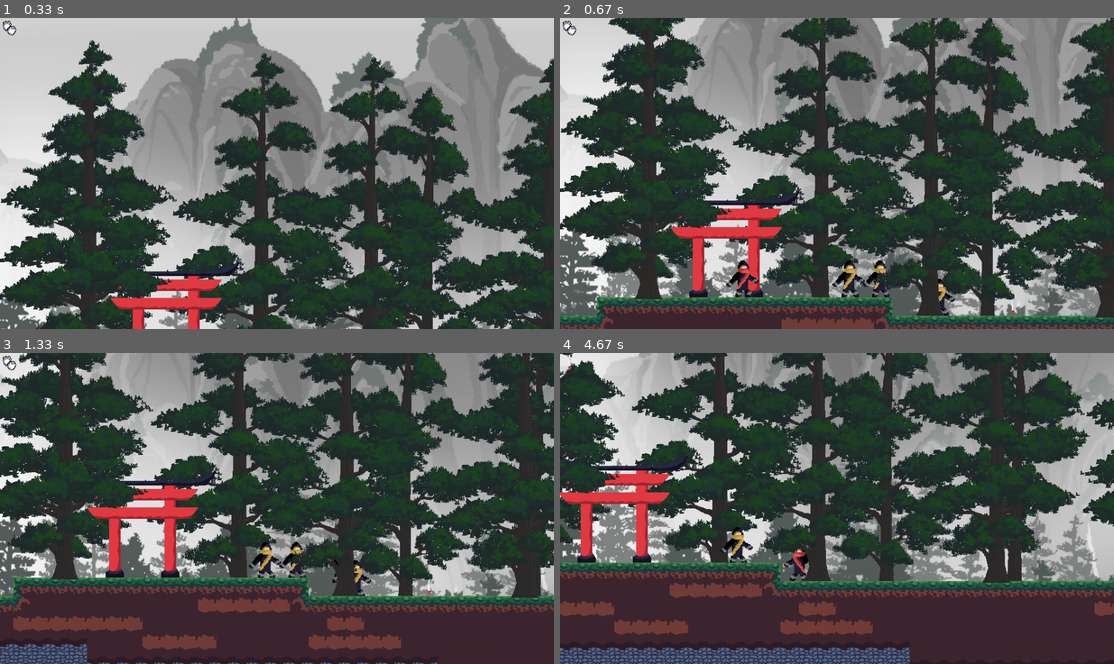
Above: before the commit, frames 1-4 (two rows, left to right).
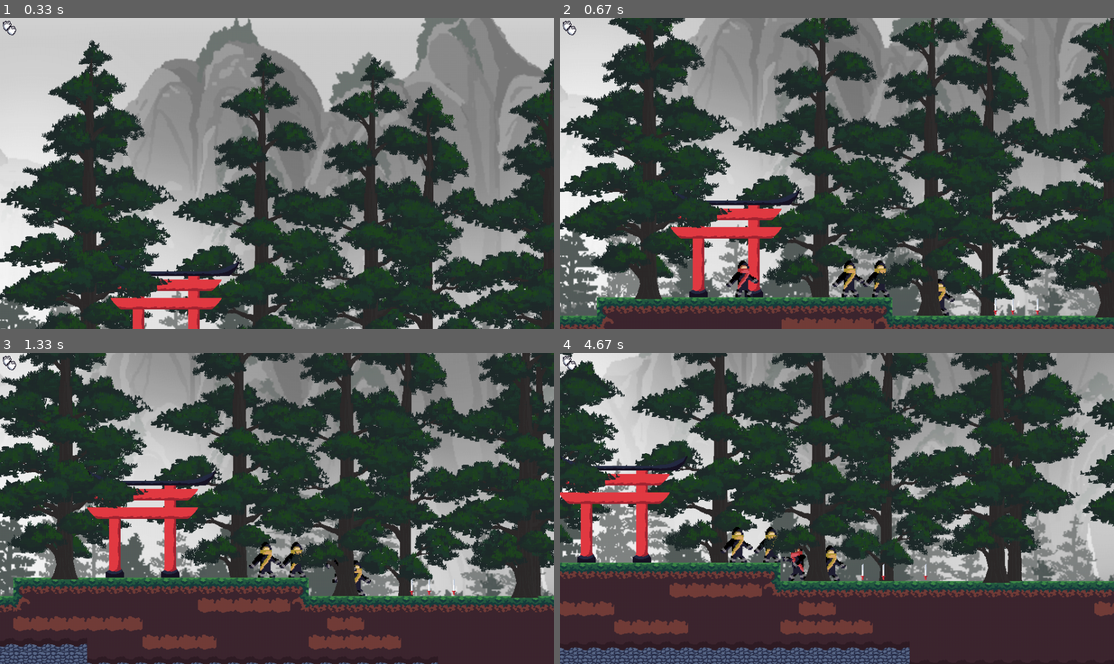
Above: after the commit, the same moments.

Repository: zyxwars/ninja
Game: pygame game, started from main.py
Same seed, same stepped clock (60 frames per second), same inputs: the game is played once before the commit and once after it.
Inputs (mouse positions are in pixels of both pictures, inside the frame that each line leads up to):
- Up to frame 1 (0.33 s): no input
- Up to frame 2 (0.67 s): tap E at 0.33 s
- Up to frame 3 (1.33 s): hold G 0.67-1.13 s; hold D 0.67-1.13 s; hold D from 1.17 s (still down)
- Up to frame 4 (4.67 s): release D at 1.63 s; tap E at 1.67, 2.98, 4.22 s; press the mouse at (704, 446) at 2.03 s; move the mouse to (670, 474) at 2.13 s; release the mouse at (637, 499) at 2.27 s; hold D 2.33-2.8 s; hold A 2.83-3.37 s; tap G at 3.4 s; tap Space at 3.73 s; hold A 4.07-4.47 s; press the mouse at (704, 446) at 4.53 s; move the mouse to (665, 443) at 4.63 s

Frame 1 is identical in both runs. In frame 2, less than 0.1% of the frame differs, in the area x 78-87%, y 90-96%; in frame 3, less than 0.1%; in frame 4, 0.7%, in the area x 0-67%, y 0-74%.

Commit message:
Improve weapon pick up system

Diff:
--- a/scenes/map/1.json
+++ b/scenes/map/1.json
@@ -164,6 +164,28 @@
                  "width":0,
                  "x":626,
                  "y":805
+                },
+                {
+                 "height":0,
+                 "id":115,
+                 "name":"katana",
+                 "rotation":0,
+                 "type":"",
+                 "visible":true,
+                 "width":0,
+                 "x":738,
+                 "y":813
+                },
+                {
+                 "height":0,
+                 "id":116,
+                 "name":"katana",
+                 "rotation":0,
+                 "type":"",
+                 "visible":true,
+                 "width":0,
+                 "x":811,
+                 "y":821
                 }],
          "opacity":1,
          "type":"objectgroup",
@@ -247,7 +269,7 @@
          "y":0
         }],
  "nextlayerid":15,
- "nextobjectid":115,
+ "nextobjectid":117,
  "orientation":"orthogonal",
  "renderorder":"right-down",
  "tiledversion":"1.7.2",
--- a/scenes/playable_scene.py
+++ b/scenes/playable_scene.py
@@ -3,12 +3,14 @@
 import json
 import math
 from sprites.enemies.base_enemy import BaseEnemy
+from sprites.groups.collectable_group import CollectableGroup
+from sprites.groups.shiftable_group import ShiftableGroup
 
 from sprites.player.player import Player
 import config
 import game
 from sprites.weapons.katana import Katana
-from utils import debug, get_path, SheetParser, ShiftableGroup, c_mod
+from utils import debug, get_path, SheetParser, c_mod
 from sprites.tile import Tile
 from .trigger import Trigger
 
@@ -51,7 +53,7 @@
         self.enemies = ShiftableGroup()
         self.player = None
         # Collectable in the sense of being able to be picked up, the "s" signifies it is a list when used in a loop
-        self.collectables = ShiftableGroup()
+        self.collectables = CollectableGroup()
         self.foreground = ShiftableGroup()
         self.triggers = []
         self.fg_objects = []
@@ -148,13 +150,13 @@
         # Player
         if self.player:
             player_pos = self.player.update(
-                self.terrain.sprites(), self.enemies.sprites(), self.collectables.sprites())
+                self.terrain.sprites(), self.enemies.sprites(), self.collectables)
             self.player.draw(screen_surface, self.shift)
         else:
             player_pos = (0, 0)
         # collectables
         self.collectables.update(self.terrain)
-        self.collectables.draw(screen_surface, self.shift)
+        self.collectables.draw(self.player.rect, screen_surface, self.shift)
         # Foreground
         self.foreground.draw(screen_surface, self.shift)
         # Triggers
--- /dev/null
+++ b/sprites/groups/collectable_group.py
@@ -0,0 +1,42 @@
+import pygame as pg
+
+from utils import outline
+
+from .shiftable_group import ShiftableGroup
+import game
+
+
+class CollectableGroup(ShiftableGroup):
+    def __init__(self, *args, **kwargs):
+        super().__init__(*args, **kwargs)
+        self.last_item = None
+        # Gradually raise the highlighted item
+        self.raise_by = 0
+
+    def draw(self, player_rect, screen, shift: pg.Vector2):
+        collectable_index = player_rect.collidelist(self.sprites())
+
+        if collectable_index == -1:
+            super().draw(screen, shift)
+            self.raise_by = 0
+            return
+
+        item = self.sprites()[collectable_index]
+
+        if not self.last_item == item:
+            self.raise_by = 0
+
+        large_item_image = pg.transform.scale2x(item.image)
+        # Assure the item doesn't move down
+        large_item_rect = large_item_image.get_rect(
+            midbottom=(item.rect.midbottom[0], item.rect.midbottom[1]))
+
+        screen.blit(large_item_image, (large_item_rect.x +
+                                       int(shift.x), large_item_rect.y + int(shift.y) - min(self.raise_by, 10)))
+        screen.blit(outline(large_item_image), (large_item_rect.x +
+                                                int(shift.x), large_item_rect.y + int(shift.y) - min(self.raise_by, 10)))
+
+        super().draw(screen, shift, invisible=[item])
+
+        self.raise_by += game.delta_time
+        self.last_item = item
--- a/utils/shiftable_group.py
+++ b/sprites/groups/shiftable_group.py
@@ -6,7 +6,11 @@
     def __init__(self, *args, **kwargs):
         super().__init__(*args, **kwargs)
 
-    def draw(self, screen, shift: pg.Vector2):
+    def draw(self, screen, shift: pg.Vector2, invisible=[]):
+        """invisible is used when draw is overwrite for specific sprites, so you don't draw them twice"""
         for sprite in self.sprites():
+            if sprite in invisible:
+                continue
+
             screen.blit(sprite.image, (sprite.rect.x +
                         int(shift.x), sprite.rect.y + int(shift.y)))
--- a/sprites/humanoid.py
+++ b/sprites/humanoid.py
@@ -50,13 +50,6 @@
 
         if not is_hit:
             attack_sound.play()
-
-    def collect(self, collectables):
-        for collectable in collectables:
-            if collectable.rect.colliderect(self.rect):
-                if isinstance(collectable, Weapon):
-                    self.weapon = collectable.equip()
-                break
 
     def animate(self):
         last_frame_animation = self.animation
--- a/sprites/player/player.py
+++ b/sprites/player/player.py
@@ -3,6 +3,8 @@
 
 import config
 from sprites.damageable import Damageable
+from sprites.weapons.punch import Punch
+from sprites.weapons.weapon import Weapon
 from utils import debug
 import utils
 import game
@@ -51,6 +53,8 @@
             sound.set_volume(0.5)
             self.punch_sounds.append(sound)
 
+        self.equip_cooldown = 250
+
     def on_died(self):
         pass
 
@@ -69,9 +73,9 @@
         screen.blit(self.image, (self.rect.x +
                     int(shift.x), self.rect.y + int(shift.y)))
 
-    def update(self, terrain, enemies, collectables):
+    def update(self, terrain, enemies, collectables_group):
         self.debug()
-        self.get_input(enemies, collectables)
+        self.get_input(enemies, collectables_group)
         self.move(terrain)
         self.animate()
 
@@ -84,9 +88,11 @@
         self.last_grounded = self.is_grounded
         self.last_gravity = self.dir.y
 
+        self.equip_cooldown += game.delta_time
+
         return self.rect.center
 
-    def get_input(self, enemies, collectables):
+    def get_input(self, enemies, collectables_group):
         keys = pg.key.get_pressed()
         mouse = pg.mouse.get_pressed()
 
@@ -100,11 +106,34 @@
         if keys[pg.K_SPACE]:
             self.jump()
         if keys[pg.K_e]:
-            self.collect(collectables)
+            if self.equip_cooldown > 250:
+                self.collect(collectables_group)
+        if keys[pg.K_g]:
+            self.drop(collectables_group)
 
         if mouse[0]:
             self.attack(enemies, self.jump_sound,
                         random.choice(self.punch_sounds))
+
+    def collect(self, collectables_group):
+        i = self.rect.collidelist(collectables_group.sprites())
+        if i == -1:
+            return
+
+        collectable = collectables_group.sprites()[i]
+
+        if isinstance(collectable, Weapon):
+            to_equip = collectable.equip()
+            if to_equip:
+                self.drop(collectables_group)
+                self.weapon = to_equip
+                self.equip_cooldown = 0
+
+    def drop(self, collectables_group):
+        if not isinstance(self.weapon, Punch):
+            collectables_group.add(self.weapon.unequip(
+                (self.rect.centerx + random.randint(0, 64) * (-1 if not self.facing_right else 1), self.rect.centery - 64)))
+            self.weapon = Punch()
 
     def jump(self):
         if self.is_grounded:
--- a/sprites/weapons/weapon.py
+++ b/sprites/weapons/weapon.py
@@ -3,23 +3,31 @@
 
 from ..physics_entity import PhysicsEntity
 from utils import get_path
+import game
 
 
 class Weapon(PhysicsEntity):
     def __init__(self, damage, attack_length_ms, name, pos=(0, 0), *args, **kwargs):
         self.image = pg.image.load(
-            get_path(__file__, f'assets/{name}.png'))
+            get_path(__file__, f'assets/{name}.png')).convert_alpha()
         super().__init__(self.image.get_rect(topleft=pos), *args, **kwargs)
         self.damage = damage
         self.attack_length_ms = attack_length_ms
         self.name = name
+        self.equip_cooldown = 500
 
     def equip(self):
+        if self.equip_cooldown < 500:
+            return
+
         self.kill()
         return self
 
     def unequip(self, drop_pos: Tuple):
         self.set_pos(*drop_pos)
+        self.equip_cooldown = 0
+        return self
 
     def update(self, terrain):
         self.move(terrain)
+        self.equip_cooldown += game.delta_time
--- a/utils/__init__.py
+++ b/utils/__init__.py
@@ -3,4 +3,4 @@
 from .sheet_parser import SheetParser
 from .filedialog import filedialog
 from .c_mod import c_mod
-from .shiftable_group import ShiftableGroup
+from .outline import outline
--- /dev/null
+++ b/utils/outline.py
@@ -0,0 +1,10 @@
+import pygame as pg
+
+
+def outline(image):
+    mask = pg.mask.from_surface(image)
+    outline_image = pg.Surface(image.get_size()).convert_alpha()
+    outline_image.fill((0, 0, 0, 0))
+    for point in mask.outline():
+        outline_image.set_at(point, 'white')
+    return outline_image
Empty file added: sprites/collectable.py
Empty file added: sprites/enemies/__init__.py
Empty file added: sprites/groups/__init__.py
Empty file added: sprites/weapons/__init__.py
Not shown, changed: TODO.md
